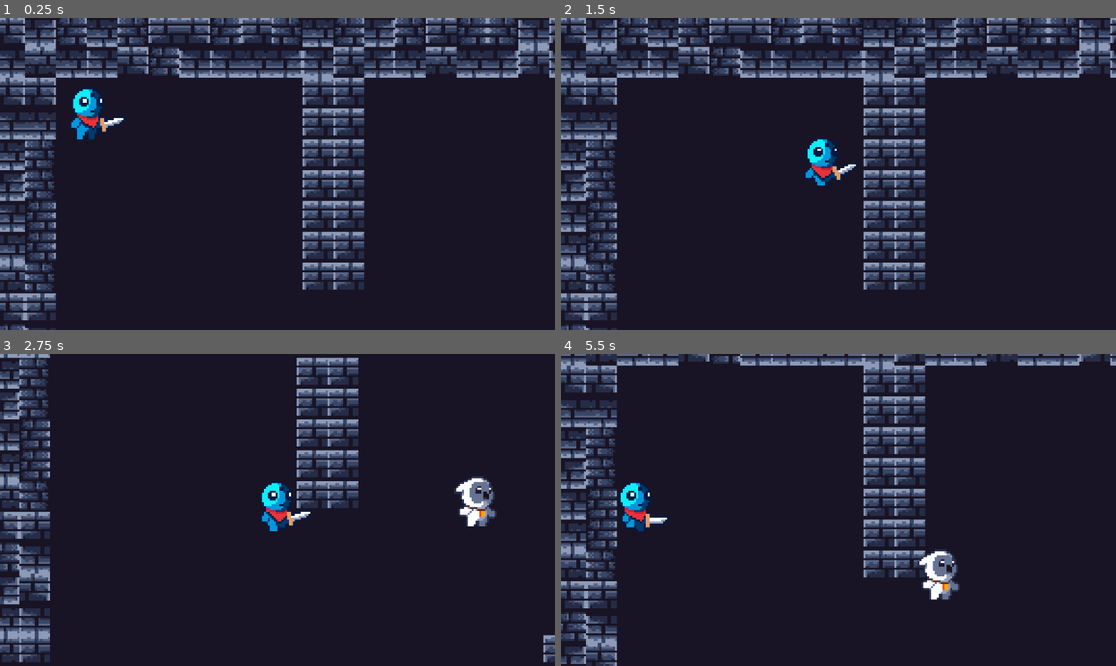
Above: before the commit, frames 1-4 (two rows, left to right).
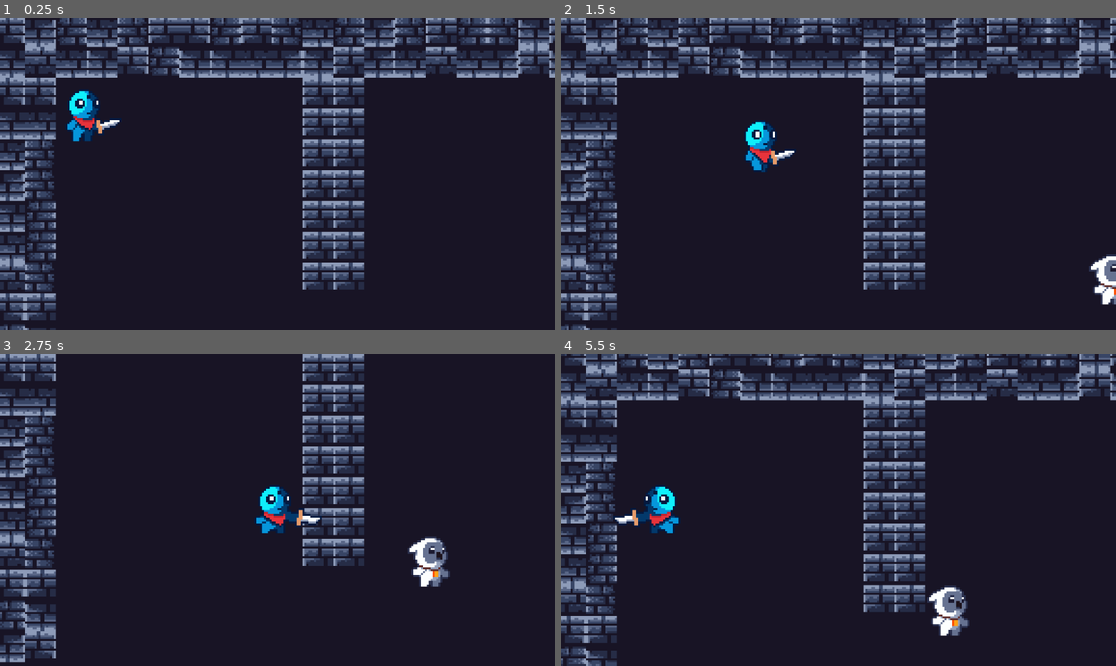
Above: after the commit, the same moments.

Repository: Tracychun13/twilight-tower
Game: Godot game, scene res://scenes/game.tscn
Same seed, same stepped clock (60 frames per second), same inputs: the game is played once before the commit and once after it.
Inputs:
- Up to frame 1 (0.25 s): no input
- Up to frame 2 (1.5 s): hold D (right) 0.53-1.28 s; hold K (attack, bound only after the commit) 0.53-1.28 s; tap F (attack, bound only before the commit) at 0.8, 1.35 s; hold S (down) from 1.28 s (still down)
- Up to frame 3 (2.75 s): tap K (attack, bound only after the commit) at 1.55 s; release S (down) at 2.03 s; hold D (right) from 2.03 s (still down); hold K (attack, bound only after the commit) from 2.03 s (still down); tap F (attack, bound only before the commit) at 2.3 s
- Up to frame 4 (5.5 s): release D (right) at 2.78 s; release K (attack, bound only after the commit) at 2.78 s; hold W (up) 2.78-3.53 s; tap F (attack, bound only before the commit) at 2.85, 3.8, 4.35, 5.3 s; tap K (attack, bound only after the commit) at 3.05, 4.55 s; hold K (attack, bound only after the commit) 3.53-4.28 s; hold A (left) 3.53-5.03 s; hold S (down) from 5.03 s (still down); hold K (attack, bound only after the commit) from 5.03 s (still down)

The runs differ from the first frame. In frame 1, 0.8% of the frame differs, in the area x 11-23%, y 22-40%; in frame 2, 2.2%; in frame 3, 16%; in frame 4, 25%, in the area x 0-100%, y 0-100%.

Commit message:
fixed animations

Diff:
--- a/twilight-tower/project.godot
+++ b/twilight-tower/project.godot
@@ -39,7 +39,7 @@
 }
 attack={
 "deadzone": 0.5,
-"events": [Object(InputEventKey,"resource_local_to_scene":false,"resource_name":"","device":0,"window_id":0,"alt_pressed":false,"shift_pressed":false,"ctrl_pressed":false,"meta_pressed":false,"pressed":false,"keycode":0,"physical_keycode":70,"key_label":0,"unicode":0,"location":0,"echo":false,"script":null)
+"events": [Object(InputEventKey,"resource_local_to_scene":false,"resource_name":"","device":-1,"window_id":0,"alt_pressed":false,"shift_pressed":false,"ctrl_pressed":false,"meta_pressed":false,"pressed":false,"keycode":0,"physical_keycode":75,"key_label":0,"unicode":107,"location":0,"echo":false,"script":null)
 ]
 }
 
--- a/twilight-tower/scenes/character.tscn
+++ b/twilight-tower/scenes/character.tscn
@@ -142,7 +142,7 @@
 }],
 "loop": false,
 "name": &"attack",
-"speed": 10.0
+"speed": 25.0
 }, {
 "frames": [{
 "duration": 1.0,
@@ -231,8 +231,9 @@
 "speed": 10.0
 }]
 
-[sub_resource type="CapsuleShape2D" id="CapsuleShape2D_gwqvd"]
-height = 26.0
+[sub_resource type="CapsuleShape2D" id="CapsuleShape2D_u4f5a"]
+radius = 14.0
+height = 28.0
 
 [node name="Player" type="CharacterBody2D"]
 z_index = 4
@@ -240,11 +241,13 @@
 script = ExtResource("1_051no")
 
 [node name="AnimatedSprite2D" type="AnimatedSprite2D" parent="."]
-position = Vector2(5, -21)
+position = Vector2(3, -20)
 sprite_frames = SubResource("SpriteFrames_oldj6")
-animation = &"walk"
+animation = &"attack"
 autoplay = "idle"
 
 [node name="CollisionShape2D" type="CollisionShape2D" parent="."]
-position = Vector2(0, -13)
-shape = SubResource("CapsuleShape2D_gwqvd")
+position = Vector2(-1, -11)
+shape = SubResource("CapsuleShape2D_u4f5a")
+one_way_collision_margin = 0.0
+debug_color = Color(0.477435, 0.443364, 0.988731, 0.42)
--- a/twilight-tower/scenes/enemy_1.tscn
+++ b/twilight-tower/scenes/enemy_1.tscn
@@ -40,8 +40,8 @@
 }]
 
 [sub_resource type="CapsuleShape2D" id="CapsuleShape2D_syrt7"]
-radius = 8.0
-height = 24.0
+radius = 12.0
+height = 28.0
 
 [node name="Enemy1" type="CharacterBody2D"]
 collision_mask = 3
@@ -56,12 +56,14 @@
 autoplay = "idle"
 
 [node name="CollisionShape2D" type="CollisionShape2D" parent="."]
-position = Vector2(0, -13)
+position = Vector2(-1, -13)
 shape = SubResource("CapsuleShape2D_syrt7")
 
 [node name="NavigationAgent2D" type="NavigationAgent2D" parent="."]
-debug_enabled = true
+target_desired_distance = 34.0
 
 [node name="Timer" type="Timer" parent="."]
 wait_time = 0.5
 autostart = true
+
+[connection signal="timeout" from="Timer" to="." method="_on_timer_timeout"]
--- a/twilight-tower/scripts/character.gd
+++ b/twilight-tower/scripts/character.gd
@@ -1,7 +1,8 @@
 extends CharacterBody2D
 
 
-const SPEED = 120.0
+const SPEED = 80.0
+const ZERO_VEC = Vector2(0.0, 0.0)
 var is_attacking = false
 @onready var sprite2d = $AnimatedSprite2D
 
@@ -16,13 +17,24 @@
 	var input_direction = Input.get_vector("left", "right", "up", "down")
 	input_direction.normalized()
 	velocity = input_direction*SPEED
-	if Input.is_action_pressed("down") or Input.is_action_pressed("right") \
-		or Input.is_action_pressed("left") or Input.is_action_pressed("up"):
-		sprite2d.play("walk")
-	#elif Input.is_action_pressed("attack"):
-		#sprite2d.play("attack")
-	else:
-		sprite2d.play("idle")
+
+	if Input.is_action_pressed("attack"):
+		is_attacking = true
+		sprite2d.play("attack")
+		await sprite2d.animation_finished
+		is_attacking = false
+
+	if not is_attacking:
+		if Input.is_action_pressed("left"):
+			sprite2d.flip_h = true
+			sprite2d.play("walk")
+		elif Input.is_action_pressed("right"):
+			sprite2d.flip_h = false
+			sprite2d.play("walk")
+		elif Input.is_action_pressed("down") or Input.is_action_pressed("up"):
+			sprite2d.play("walk")
+		else:
+			sprite2d.play("idle")
 
 func _physics_process(_delta: float) -> void:
 	get_input()
--- a/twilight-tower/scripts/enemy_1.gd
+++ b/twilight-tower/scripts/enemy_1.gd
@@ -1,24 +1,27 @@
 extends CharacterBody2D
 
 
-const SPEED = 40.0
+const SPEED = 50.0
 @onready var player = $"../Player"
 @onready var navigation_agent_enemy_1: NavigationAgent2D = $NavigationAgent2D
-
+@onready var timer = $Timer
 func _ready() -> void:
 	find_hero()
 
 func _physics_process(_delta: float) -> void:
 	if navigation_agent_enemy_1.is_navigation_finished():
 		return
+		#find_hero()
 	var next_pos = navigation_agent_enemy_1.get_next_path_position()
 	var direction := global_position.direction_to(next_pos)
 
-	print(next_pos)
 	velocity = direction*SPEED
 	move_and_slide()
 
-	find_hero()
-
 func find_hero() -> void:
 	navigation_agent_enemy_1.target_position = player.global_position
+
+
+
+func _on_timer_timeout() -> void:
+	find_hero()
